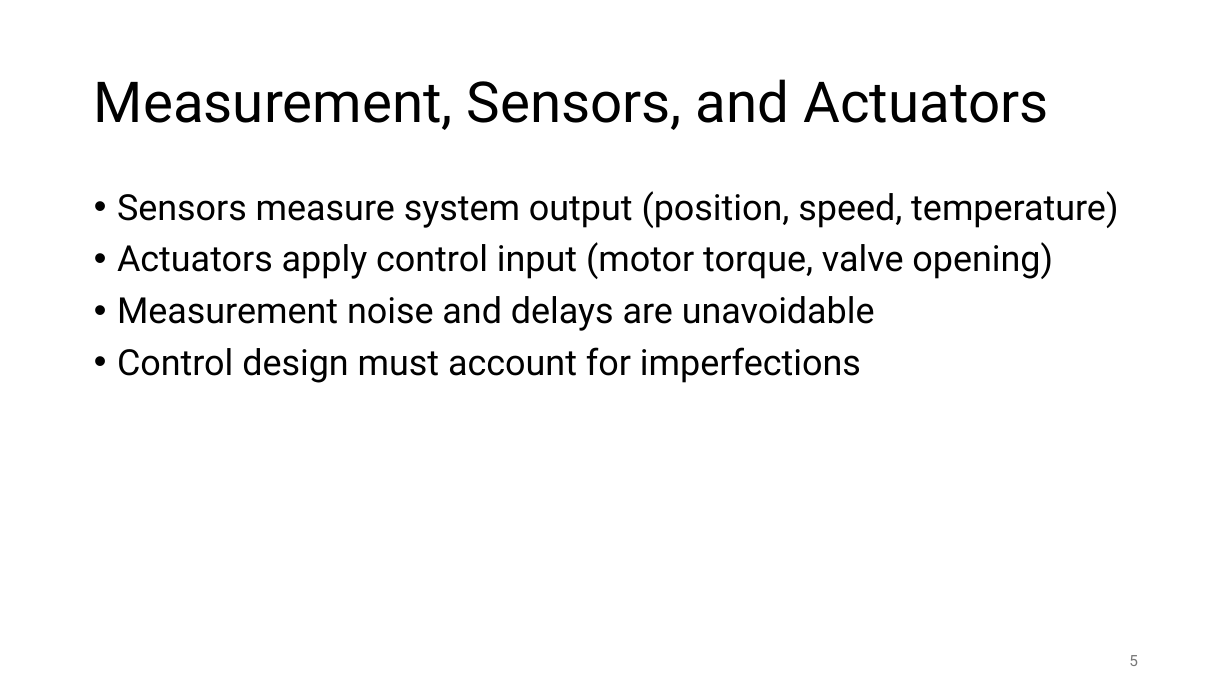
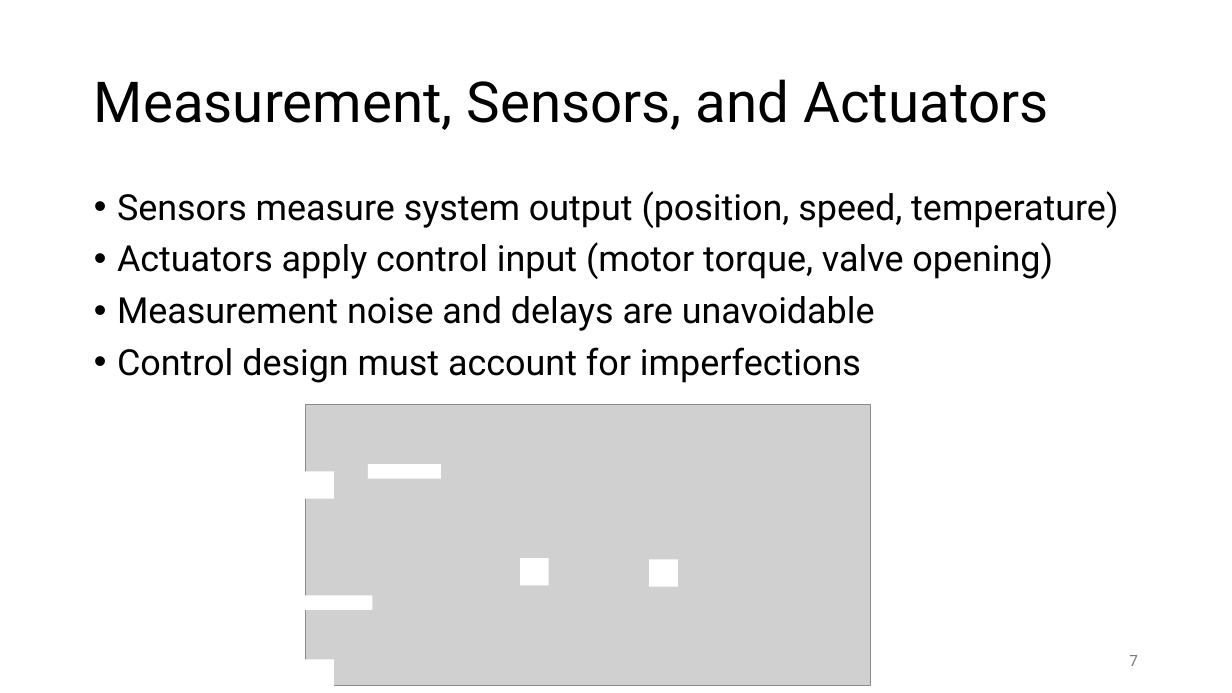
Before and after one commit to FelixWick/control_engineering, a slide deck: slide 7 of slides/0_intro.pptx (slide 5 before the commit). Drawn at 1232x693 pixels with LibreOffice and Linux fonts; fonts in the diff are those of the drawing; grey boxes stand for pictures. Boxes give left, top, right and bottom in pixels: in the first picture for what was removed or moved away, otherwise in the second. Text is boxed around its words. In the diff, an @@ line names an element or a change of style, - is before the commit and + after.

```diff
--- a/slides/0_intro.pptx
+++ b/slides/0_intro.pptx
@@ group added at <box>299,405,870,688</box>: 6 rectangles, 1 picture @@
@@ page number at <box>1129,655,1138,666</box>: text changed @@
-5
+7
```
Also in this commit, not shown: 7 other slides changed, 2 slides added, 1 other file.
